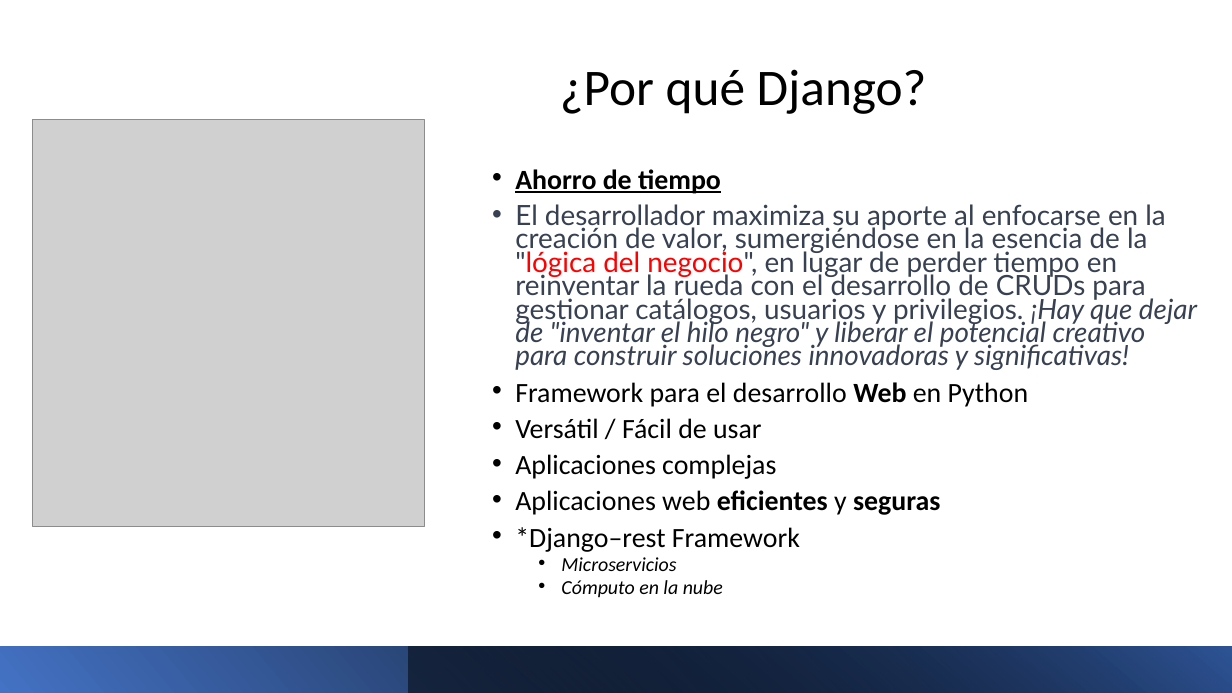
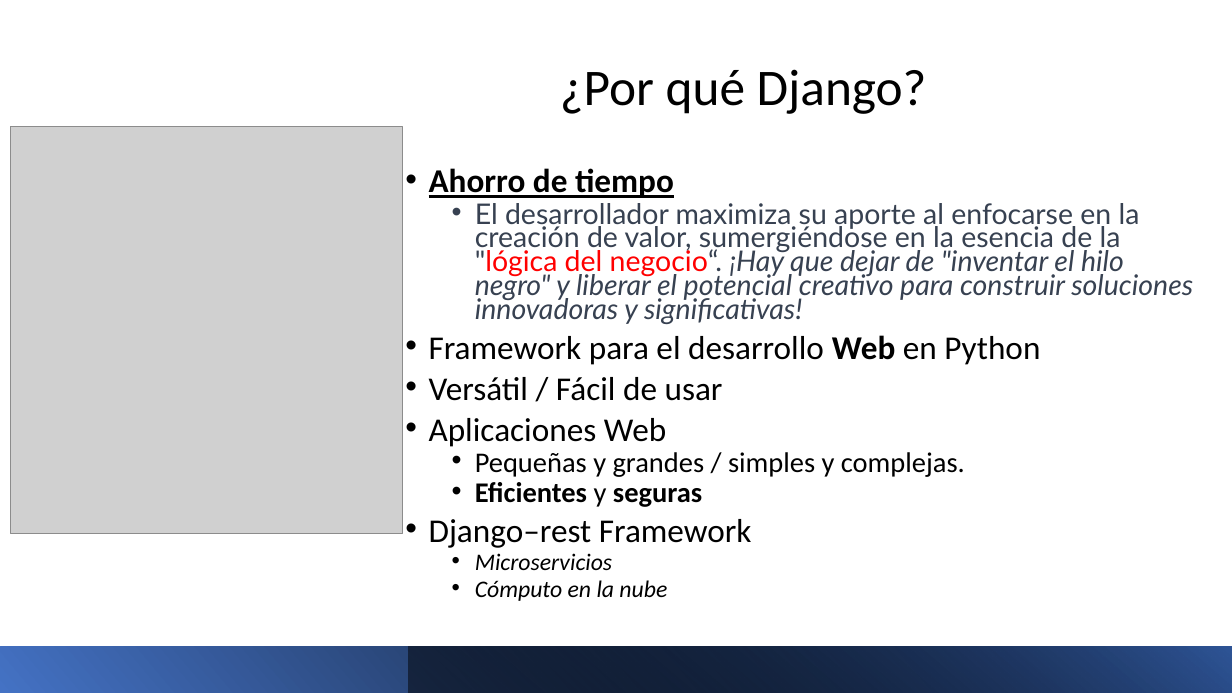
Before and after one commit to franvazgom/masterClassCBV, a slide deck: slide 5 of docs/MasterClassEnero2024.pptx. Drawn at 1232x693 pixels with LibreOffice and Linux fonts; fonts in the diff are those of the drawing; grey boxes stand for pictures. Boxes give left, top, right and bottom in pixels: in the first picture for what was removed or moved away, otherwise in the second. Text is boxed around its words. In the diff, an @@ line names an element or a change of style, - is before the commit and + after.

```diff
--- a/docs/MasterClassEnero2024.pptx
+++ b/docs/MasterClassEnero2024.pptx
@@ picture: place and size @@
-picture at (32,120,424,528)
+picture at (11,127,403,534)
@@ text "Ahorro de tiempo": place and size @@
-text "Ahorro de tiempo" at (515,169,1197,598)
+text "Ahorro de tiempo" at (429,168,1193,601)
@@ text at (429,168,1040,601): size 21.7 to 25.9 pt in "Ahorro de tiempo", "Framework para el desarrollo Web en Python", "Versátil / Fácil de usar"; size 15.5 to 18.5 pt in "Microservicios", "Cómputo en la nube" @@
@@ text at (475,203,1193,324): text changed; size 21.7 to 22.2 pt; italic on @@
-• El desarrollador maximiza su aporte al enfocarse en la creación de valor, sumergiéndose en la esencia de la "lógica del negocio", en lugar de perder tiempo en reinventar la rueda con el desarrollo de CRUDs para gestionar catálogos, usuarios y privilegios. ¡Hay que dejar de "inventar el hilo negro" y liberar el potencial creativo para construir soluciones innovadoras y significativas!
+  • El desarrollador maximiza su aporte al enfocarse en la creación de valor, sumergiéndose en la esencia de la "lógica del negocio“. ¡Hay que dejar de "inventar el hilo negro" y liberar el potencial creativo para construir soluciones innovadoras y significativas!
@@ text at (429,418,965,548): text changed; size 21.7 to 22.2 pt @@
-• Aplicaciones complejas
-• Aplicaciones web eficientes y seguras
-• *Django–rest Framework
+• Aplicaciones Web
+  • Pequeñas y grandes / simples y complejas.
+  • Eficientes y seguras
+• Django–rest Framework
```
Also in this commit, not shown: 3 other slides changed, 1 other file.
